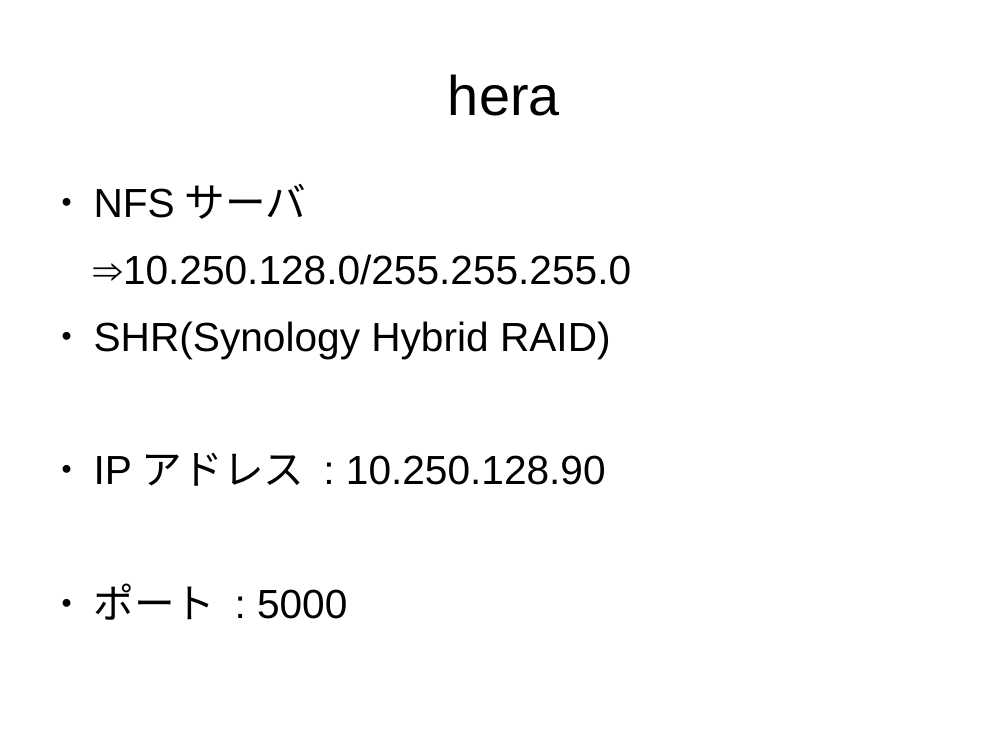
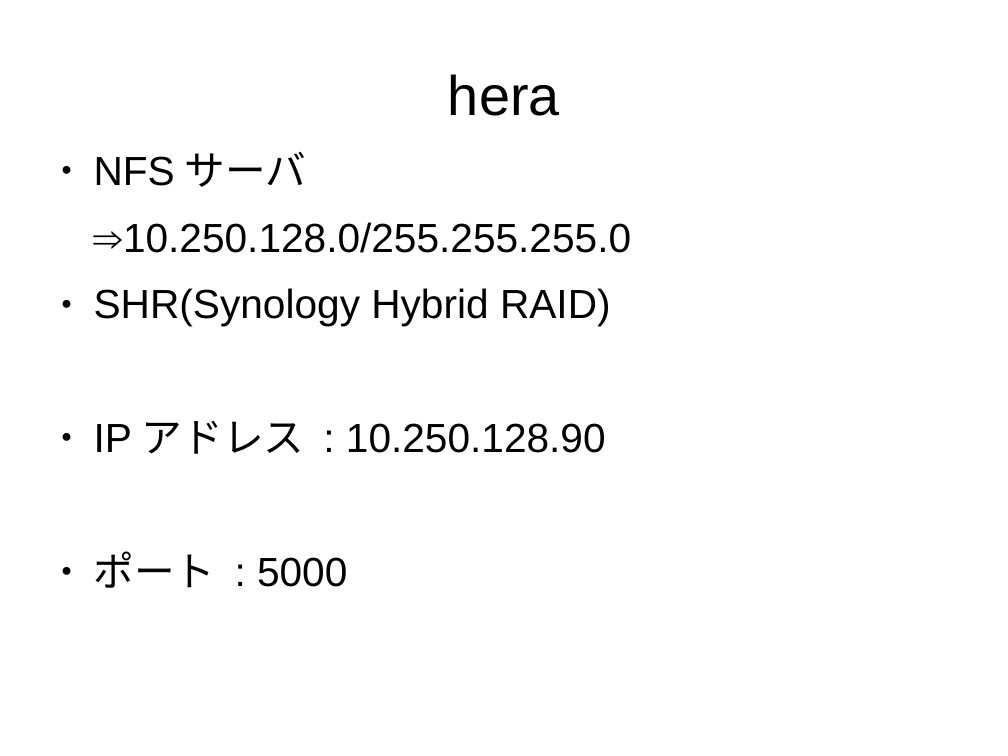
Before and after one commit to naoki709mm/BCL_presentation, a slide deck: slide 1 of okuya.odp. Drawn at 1008x756 pixels with LibreOffice and Linux fonts; fonts in the diff are those of the drawing. Boxes give left, top, right and bottom in pixels: in the first picture for what was removed or moved away, otherwise in the second. Text is boxed around its words. In the diff, an @@ line names an element or a change of style, - is before the commit and + after.

```diff
--- a/okuya.odp
+++ b/okuya.odp
@@ text "NFSサーバ": place and size @@
-text "NFSサーバ" at bbox=[94, 254, 631, 620]
+text "NFSサーバ" at bbox=[94, 222, 631, 588]
```
Also in this commit, not shown: 1 other slide changed, 3 other files.
